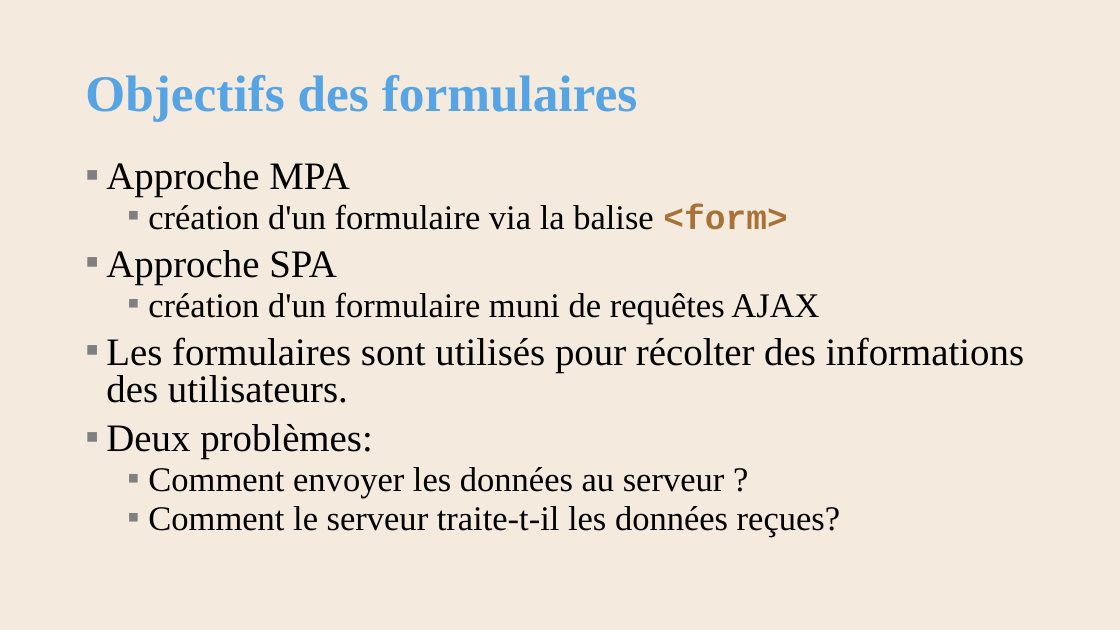
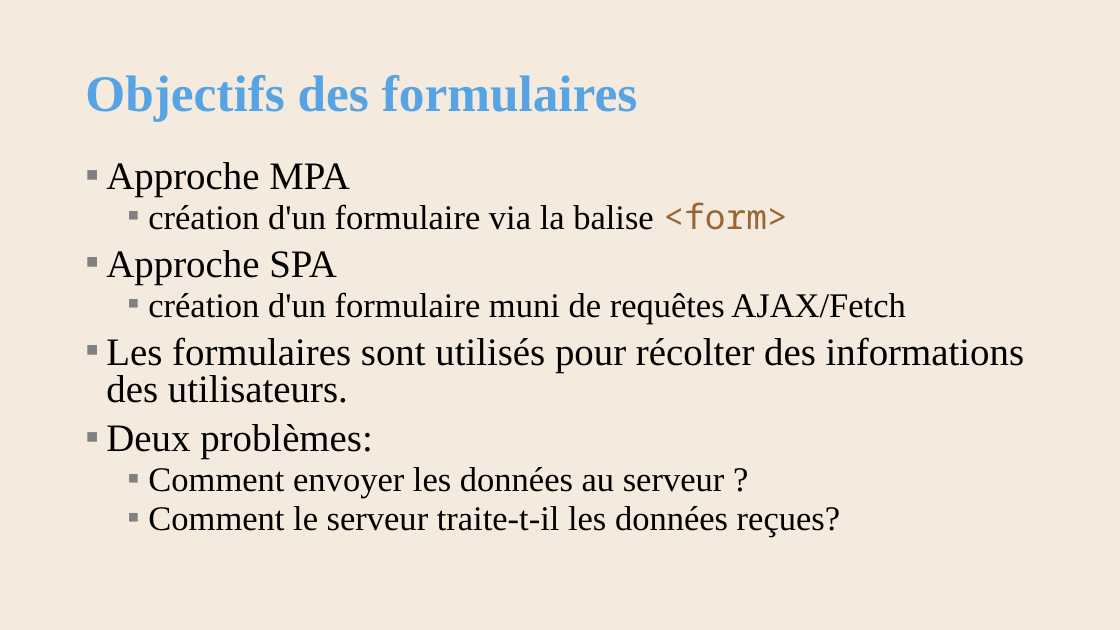
Before and after one commit to AlainWafflard/4IPW3, a slide deck: slide 6 of syllabus/13_formulaire_HTML/syllabus_13_form.pptx (slide 7 before the commit). Drawn at 1120x630 pixels with LibreOffice and Linux fonts; fonts in the diff are those of the drawing; background and template pictures are left out. Boxes give left, top, right and bottom in pixels: in the first picture for what was removed or moved away, otherwise in the second. Text is boxed around its words. In the diff, an @@ line names an element or a change of style, - is before the commit and + after.

Commit message:
2026/02/23 : - update chap 13, 22, 25, 27 - add AWebWiz framework with Fetch

```diff
--- a/syllabus/13_formulaire_HTML/syllabus_13_form.pptx
+++ b/syllabus/13_formulaire_HTML/syllabus_13_form.pptx
@@ text at (148,202,787,230): font Courier New to Noto Sans Mono, text colour #A87236 to #996633, bold off in "<form>" @@
@@ text at (148,292,905,323): text changed @@
-  ▪ création d'un formulaire muni de requêtes AJAX
+  ▪ création d'un formulaire muni de requêtes AJAX/Fetch
```
Also in this commit, not shown: 2 other slides changed, 2 slides removed, 13 other files.
